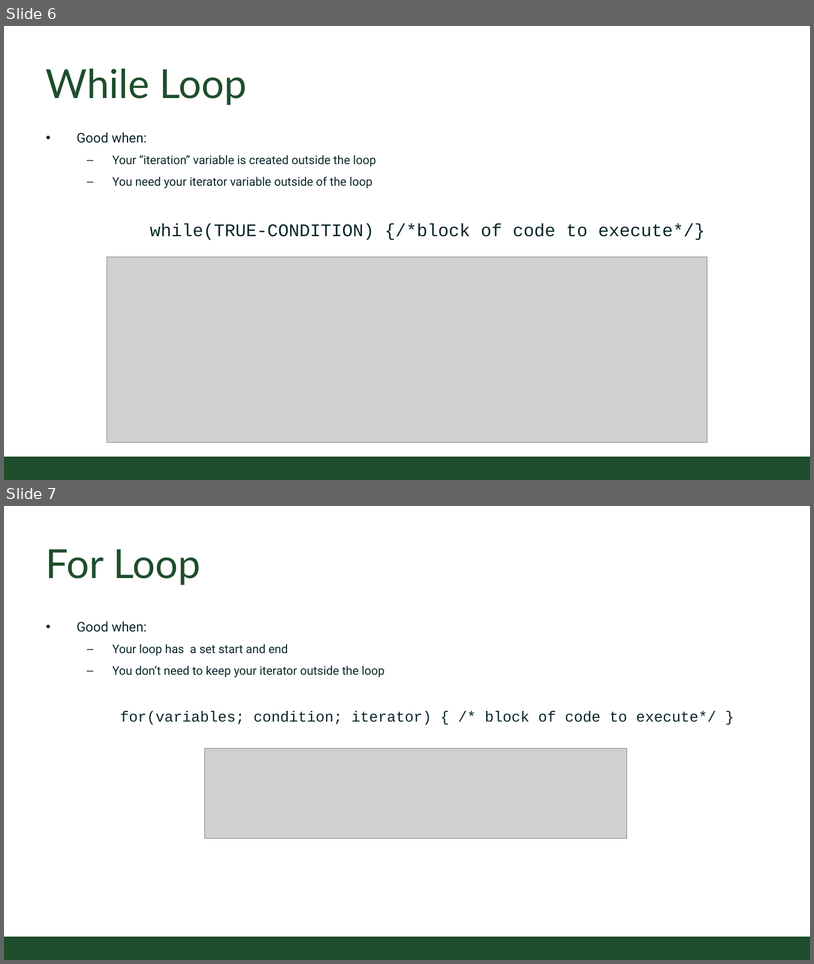
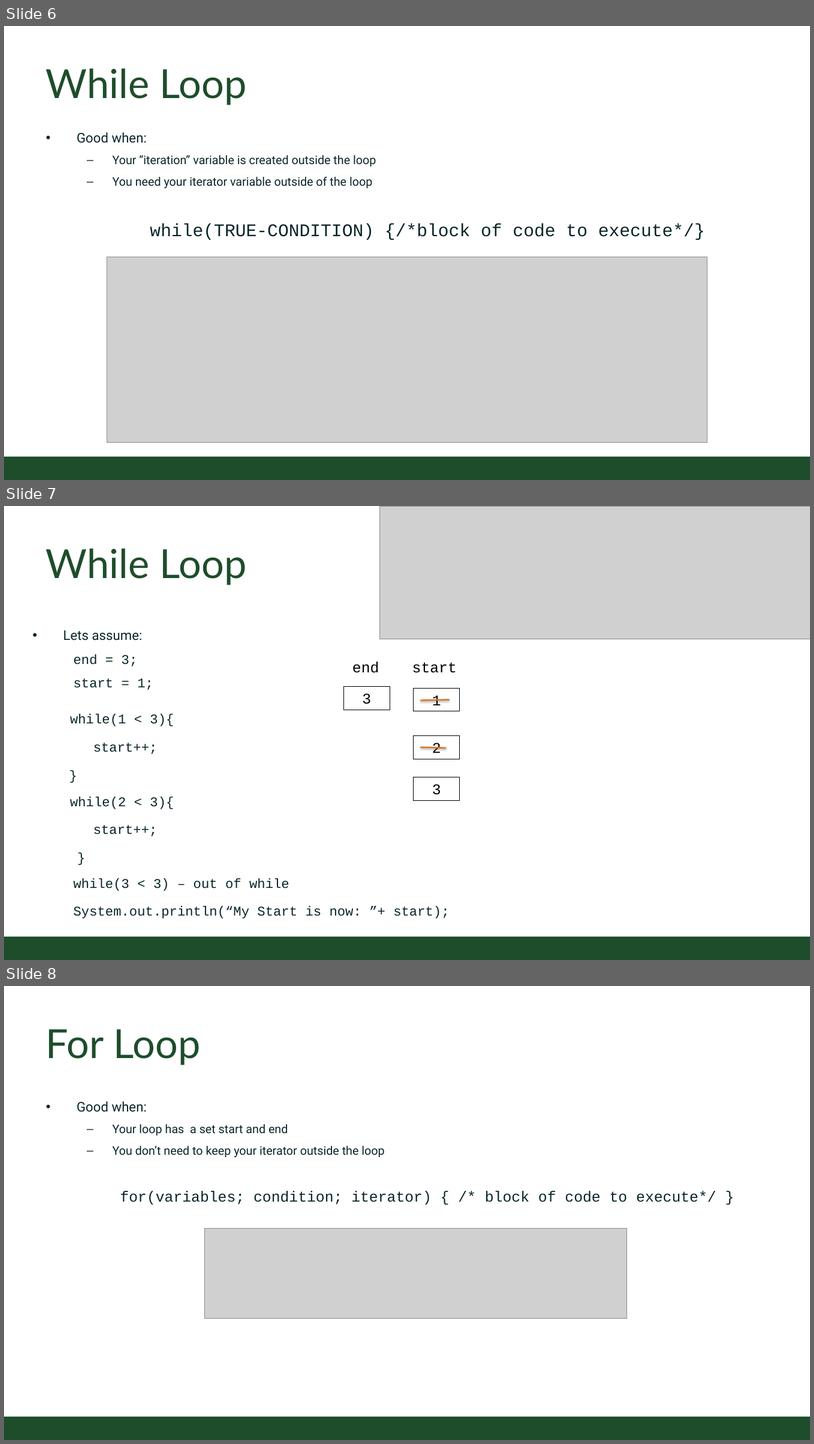
Before and after one commit to CSU-CompSci-CS163-4/Handouts, a slide deck: slides/On-Campus/03_02_Loops.pptx. Shown one above the other, each under a label of ours: slides 6 and 7 before the commit, slides 6, 7 and 8 after it. The pictures are 814x964 and 814x1444 pixels, drawn with LibreOffice and Linux fonts; fonts in the diff are those of the drawing; grey boxes stand for pictures; background and template pictures are left out. Boxes give left, top, right and bottom in pixels: in the first picture for what was removed or moved away, otherwise in the second. Text is boxed around its words. In the diff, an @@ line names an element or a change of style, - is before the commit and + after.

```diff
--- a/slides/On-Campus/03_02_Loops.pptx
+++ b/slides/On-Campus/03_02_Loops.pptx
@@ slide 7 added at <box>4,506,810,960</box>, background #FFFFFF; not listed: 1 template element that a slide beside it also shows @@
@@ picture added at <box>380,506,810,639</box> @@
@@ title added at <box>46,549,247,585</box>, 54 pt, text #1E4D2B @@
+While Loop
@@ text added at <box>63,630,153,690</box>, 18 pt, text #092529 @@
+• Lets assume:
+  end = 3;
+  start = 1;
@@ text added at <box>353,661,379,673</box>, 20 pt, text #000000 @@
+end
@@ text added at <box>413,662,457,673</box>, 20 pt, text #000000 @@
+start
@@ rectangle added at <box>344,687,390,710</box>, outline #000000 0.75 pt, 20 pt, text #000000 @@
+3
@@ rectangle added at <box>414,688,461,711</box>, outline #000000 0.75 pt, 20 pt, text #000000 @@
+1
@@ line added from (421, 700) to (450, 700), #D9782C 2 pt @@
@@ text added at <box>70,714,174,754</box>, 18 pt, text #092529 @@
+while(1 < 3){
+start++;
+}
@@ rectangle added at <box>414,735,461,759</box>, outline #000000 0.75 pt, 20 pt, text #000000 @@
+2
@@ line added from (421, 747) to (446, 748), #D9782C 2 pt @@
@@ rectangle added at <box>414,777,461,800</box>, outline #000000 0.75 pt, 20 pt, text #000000 @@
+3
@@ text added at <box>70,796,174,836</box>, 18 pt, text #092529 @@
+while(2 < 3){
+start++;
+}
@@ text added at <box>74,878,449,918</box>, 18 pt, text #092529 @@
+while(3 < 3) – out of while
+System.out.println(“My Start is now: ”+ start);
@@ what was slide 7 is now slide 8 @@
```
Also in this commit, not shown: 1 slide changed, 2 other slides added.
